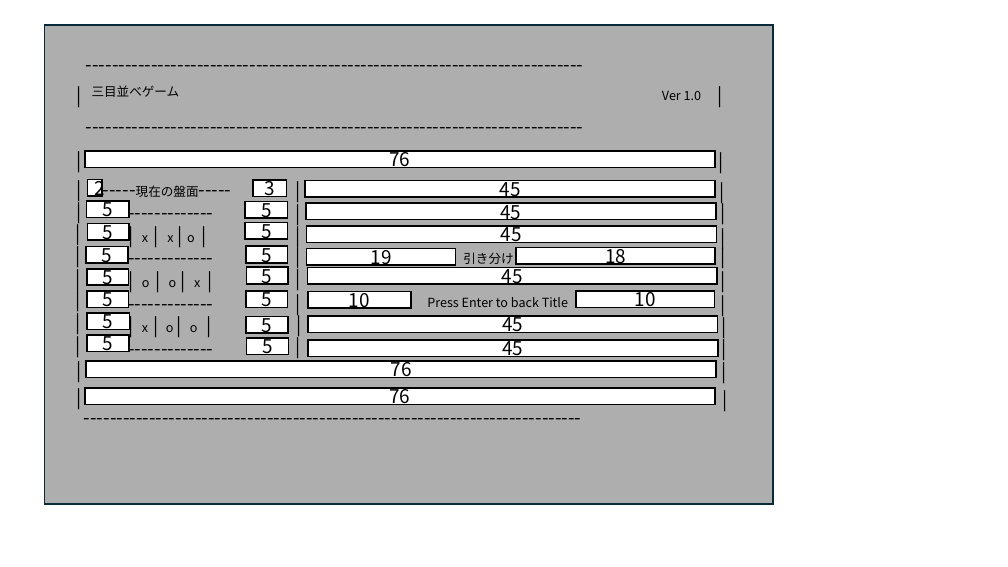
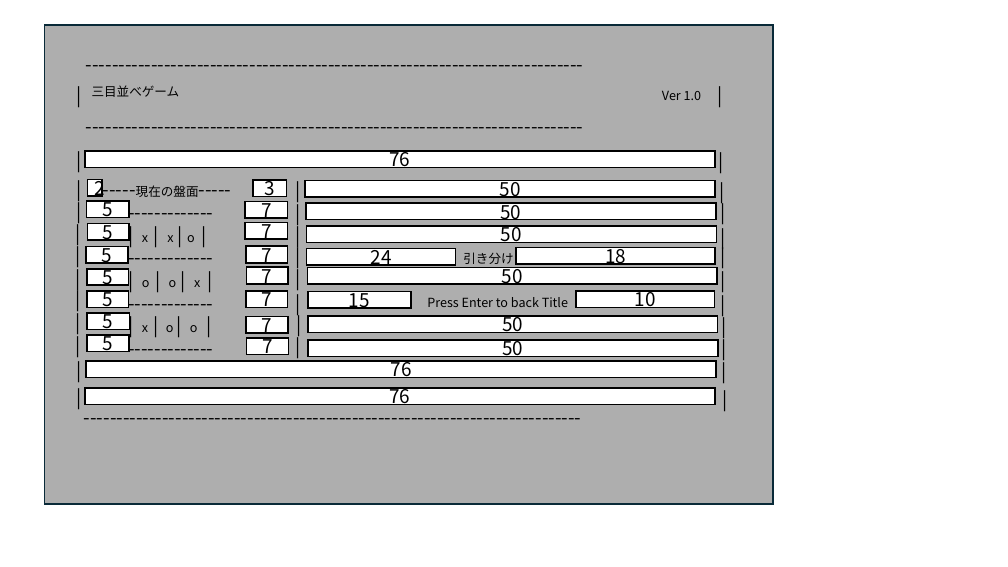
Before and after one commit to hip-umemura/tic_tac_toe, a slide deck: slide 19 of 詳細仕様書/図表/UI/画面仕様.pptx. Drawn at 1008x567 pixels with LibreOffice and Linux fonts; fonts in the diff are those of the drawing. Boxes give left, top, right and bottom in pixels: in the first picture for what was removed or moved away, otherwise in the second. Text is boxed around its words. In the diff, an @@ line names an element or a change of style, - is before the commit and + after.

```diff
--- a/詳細仕様書/図表/UI/画面仕様.pptx
+++ b/詳細仕様書/図表/UI/画面仕様.pptx
@@ text in rectangle at (261, 201, 271, 223): text changed @@
-5
+7
@@ text in rectangle at (500, 180, 521, 198): text changed @@
-45
+50
@@ text in rectangle at (500, 202, 521, 220): text changed @@
-45
+50
@@ text in rectangle at (261, 218, 271, 240): text changed @@
-5
+7
@@ text in rectangle at (501, 225, 522, 243): text changed @@
-45
+50
@@ text in rectangle at (262, 245, 272, 267): text changed @@
-5
+7
@@ text in rectangle at (262, 263, 272, 285): text changed @@
-5
+7
@@ text in rectangle at (371, 248, 392, 269): text changed @@
-19
+24
@@ text in rectangle at (502, 263, 523, 285): text changed @@
-45
+50
@@ text in rectangle at (262, 290, 272, 308): text changed @@
-5
+7
@@ text in rectangle at (349, 291, 370, 309): text changed @@
-10
+15
@@ text in rectangle at (262, 316, 272, 334): text changed @@
-5
+7
@@ text in rectangle at (502, 315, 523, 333): text changed @@
-45
+50
@@ text in rectangle at (262, 337, 272, 355): text changed @@
-5
+7
@@ text in rectangle at (502, 339, 523, 361): text changed @@
-45
+50
```
Also in this commit, not shown: 2 other slides changed, 10 other files.
